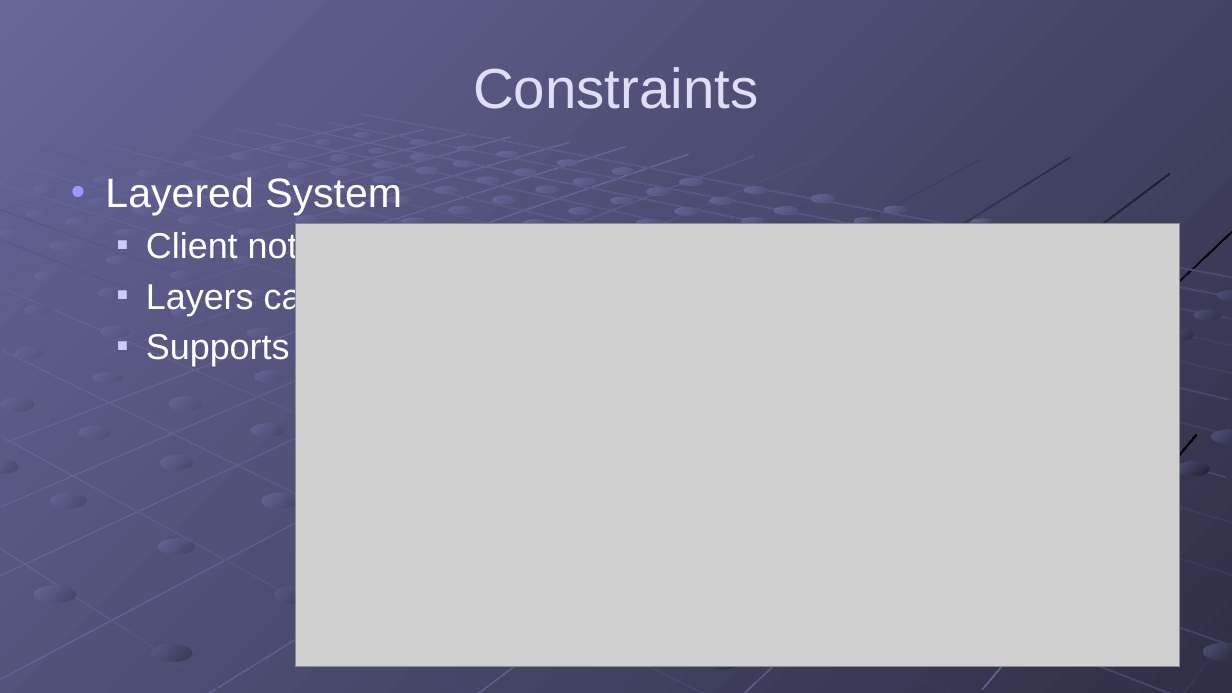
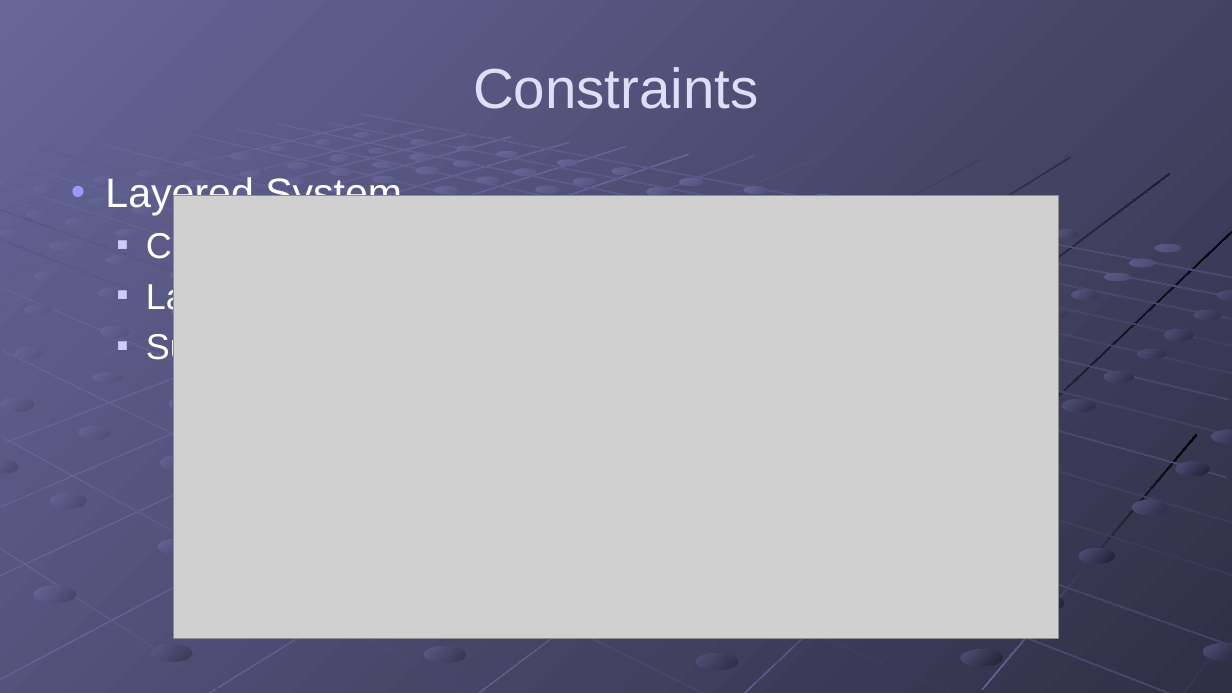
Before and after one commit to gregsohl/RESTFul_API_Presentation, a slide deck: slide 9 of Presentation/RESTful APIs.pptx. Drawn at 1232x693 pixels with LibreOffice and Linux fonts; fonts in the diff are those of the drawing; grey boxes stand for pictures. Boxes give left, top, right and bottom in pixels: in the first picture for what was removed or moved away, otherwise in the second. Text is boxed around its words. In the diff, an @@ line names an element or a change of style, - is before the commit and + after.

Commit message:
Added info on URI format and contrast to SOAP in presentation

```diff
--- a/Presentation/RESTful APIs.pptx
+++ b/Presentation/RESTful APIs.pptx
@@ picture: place and size @@
-picture at (296, 224, 1180, 666)
+picture at (174, 195, 1058, 638)
@@ group removed at (177, 197, 908, 604): 25 ellipses @@
@@ ellipse: place and size @@
-ellipse at (970, 219, 994, 226)
+ellipse at (1055, 229, 1079, 238)
@@ ellipse at (1055, 229, 1079, 238): fill gradient #666699 to #565680 to gradient #5B5B89 to #49496E @@
@@ group added at (424, 259, 1168, 663): 11 ellipses @@
```
Also in this commit, not shown: 3 slides added.
